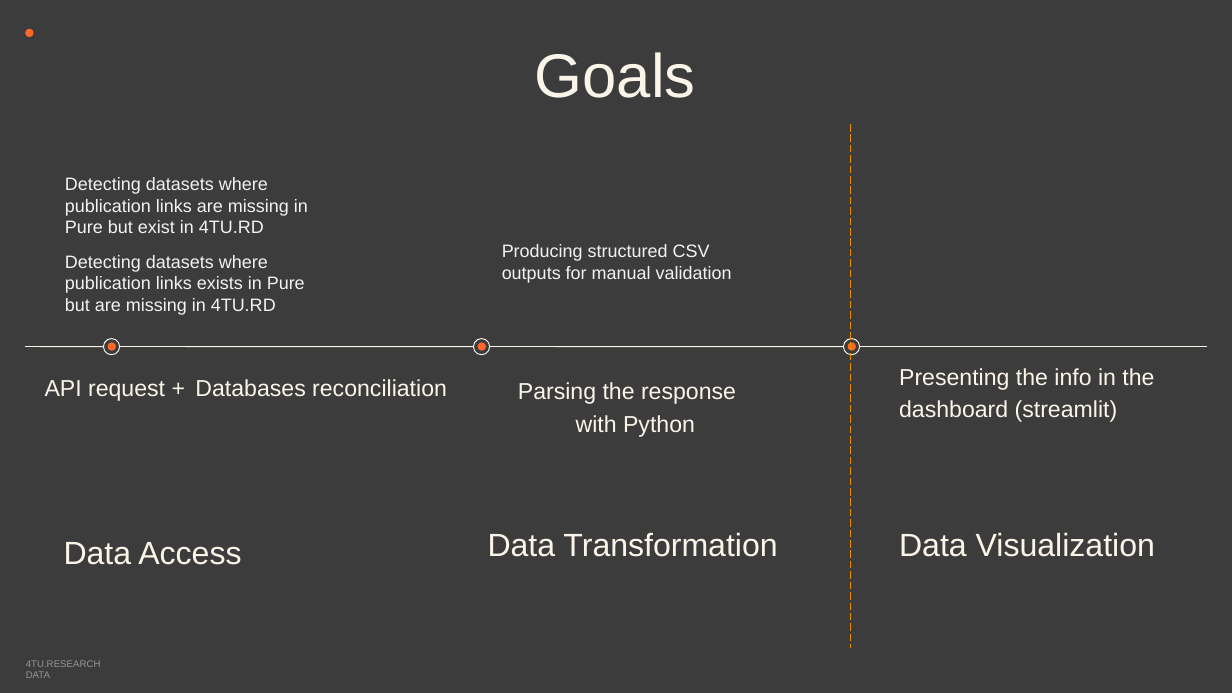
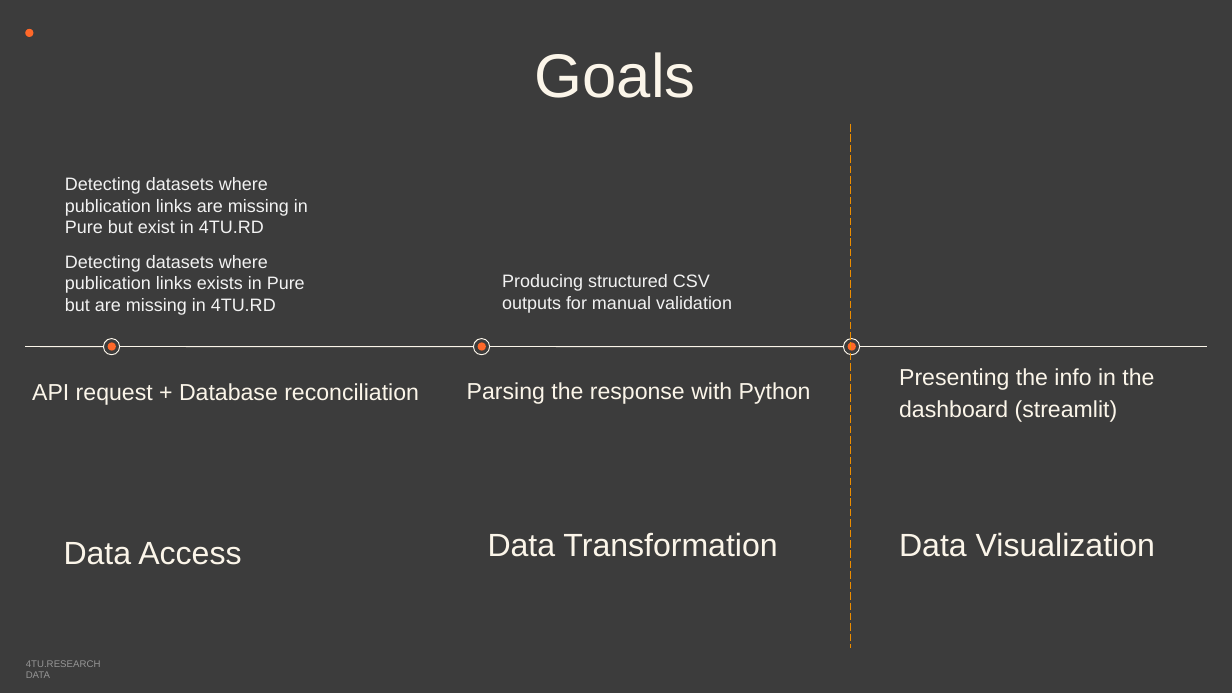
Before and after one commit to 4TUResearchData-Carpentries/API_use_case_PURE_4TU_sync, a slide deck: slide 2 of Lesson_development/Presentations/Workshop_API_sync_PURE_WUR.pptx. Drawn at 1232x693 pixels with LibreOffice and Linux fonts; fonts in the diff are those of the drawing. Boxes give left, top, right and bottom in pixels: in the first picture for what was removed or moved away, otherwise in the second. Text is boxed around its words. In the diff, an @@ line names an element or a change of style, - is before the commit and + after.

```diff
--- a/Lesson_development/Presentations/Workshop_API_sync_PURE_WUR.pptx
+++ b/Lesson_development/Presentations/Workshop_API_sync_PURE_WUR.pptx
@@ text "Producing structured CSV outputs for ...": place and size @@
-text "Producing structured CSV outputs for ..." at (502, 244, 732, 283)
+text "Producing structured CSV outputs for ..." at (502, 274, 732, 313)
@@ text at (32, 383, 419, 405): text changed @@
-API request +
+API request + Database reconciliation
@@ text removed at (195, 379, 447, 396) @@
-Databases reconciliation
@@ text "Parsing the response with Python" rewrapped from (518, 382, 736, 437) to (467, 382, 811, 404) @@
```
Also in this commit, not shown: 2 other slides changed, 1 slide added, 5 other files.
